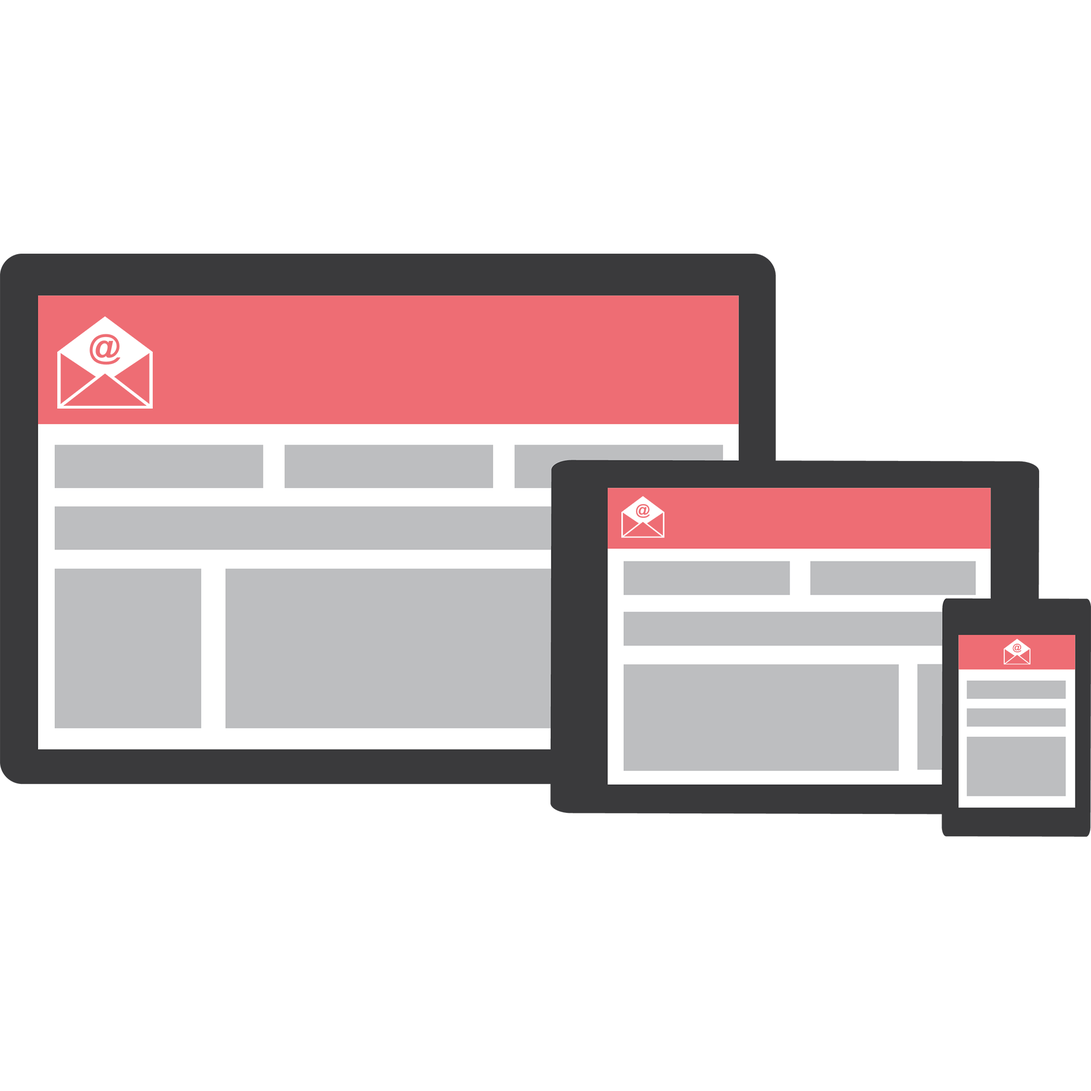
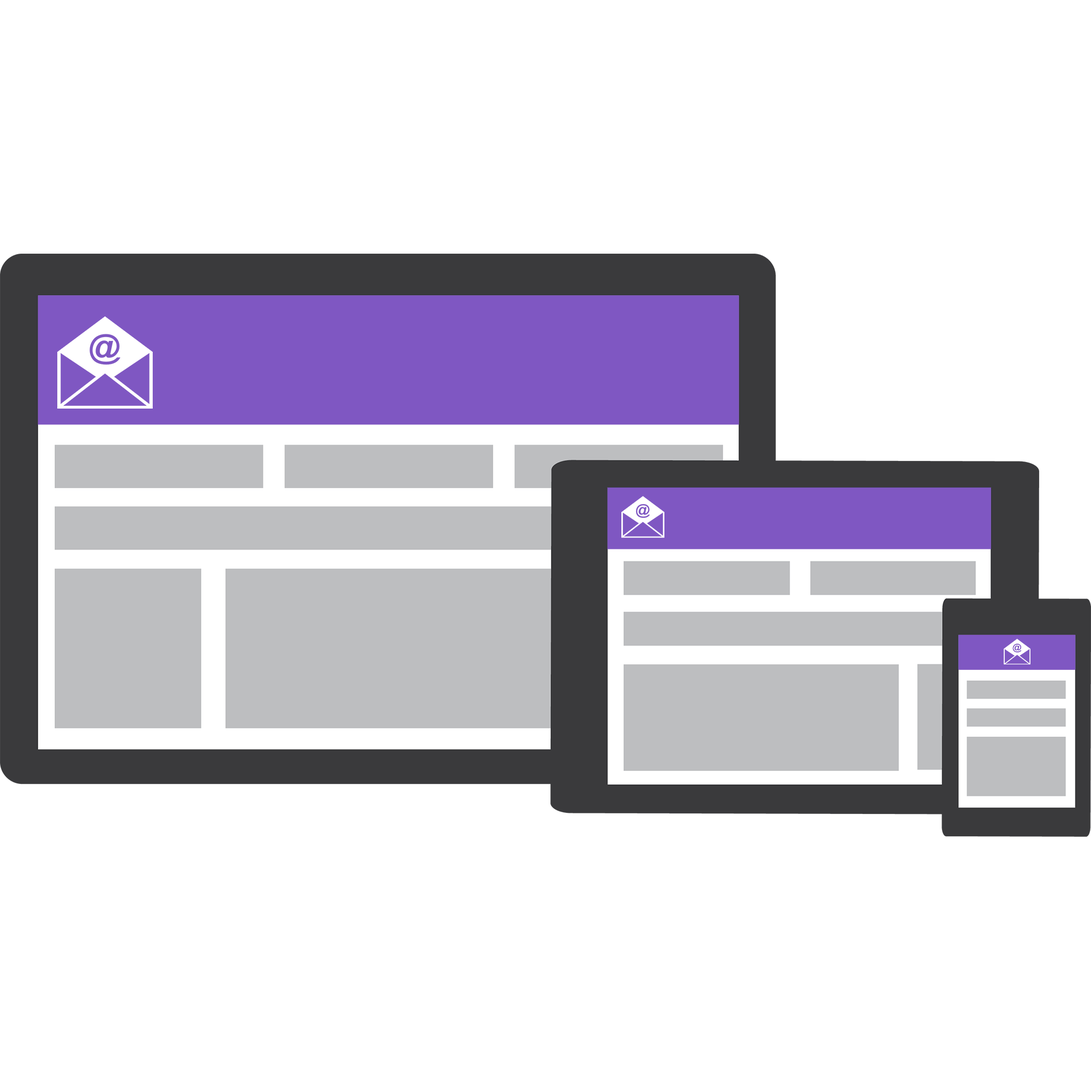
Two versions of the same layered image (1091px x 1091px). Layer-by-layer changes:
painted on "responsive" over [37, 295, 1077, 671]
